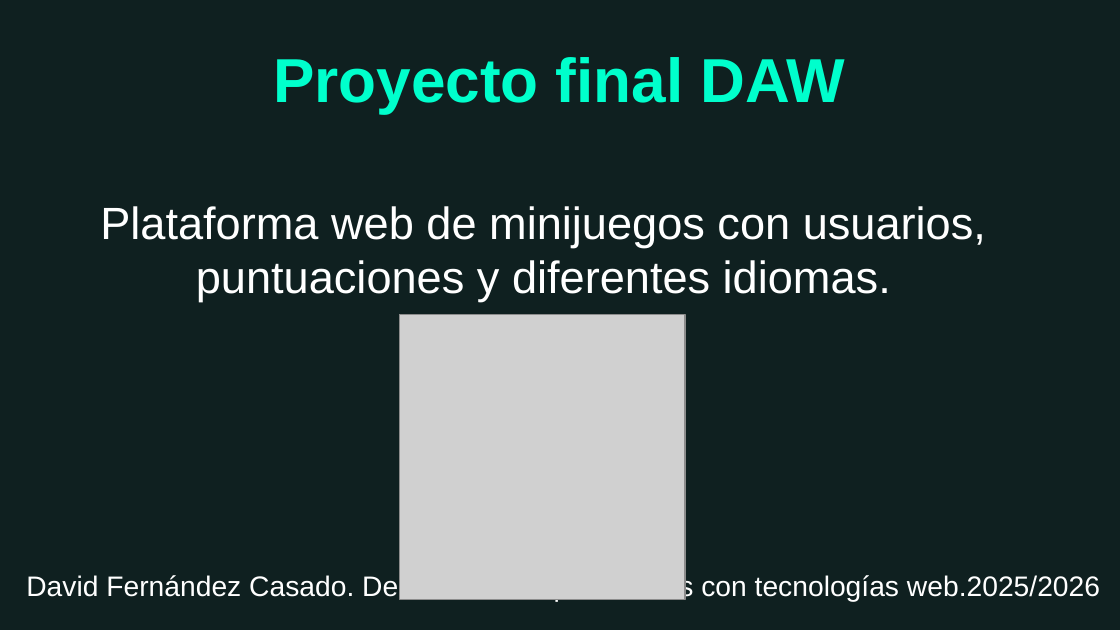
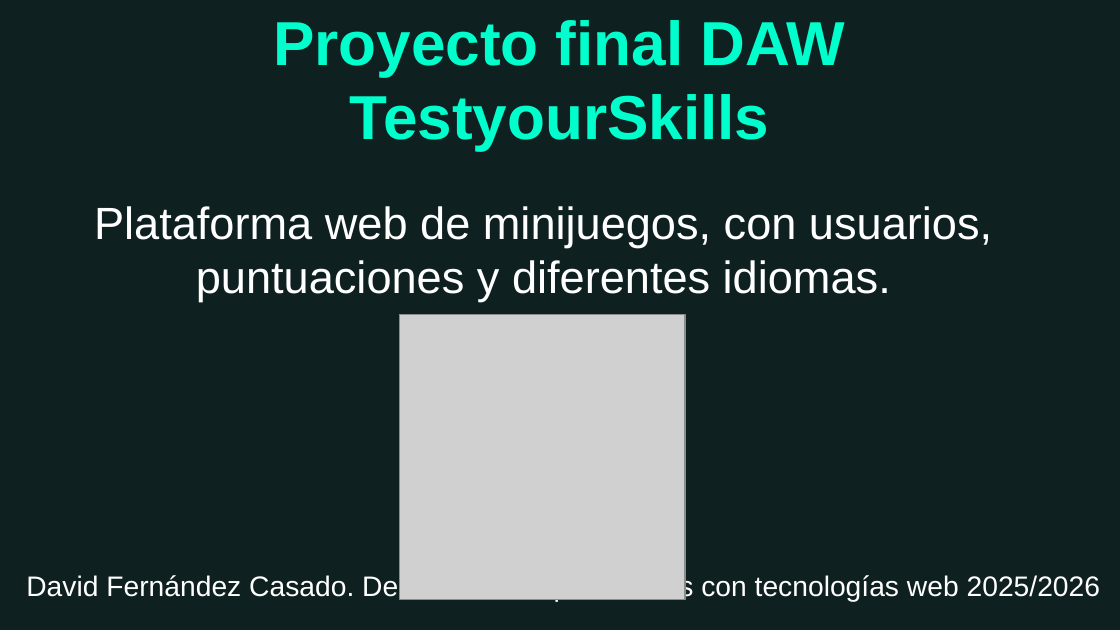
Before and after one commit to David-IFC/DAW, a slide deck: slide 1 of AplicacionFinalCursoPHP/ProyectoFinalDAW.odp. Drawn at 1120x630 pixels with LibreOffice and Linux fonts; fonts in the diff are those of the drawing; grey boxes stand for pictures; background and template pictures are left out. Boxes give left, top, right and bottom in pixels: in the first picture for what was removed or moved away, otherwise in the second. Text is boxed around its words. In the diff, an @@ line names an element or a change of style, - is before the commit and + after.

```diff
--- a/AplicacionFinalCursoPHP/ProyectoFinalDAW.odp
+++ b/AplicacionFinalCursoPHP/ProyectoFinalDAW.odp
@@ title at box(273, 20, 846, 151): text changed @@
-Proyecto final DAW
+Proyecto final DAW
+TestyourSkills
@@ subtitle at box(94, 206, 992, 302): text changed @@
-Plataforma web de minijuegos con usuarios, puntuaciones y diferentes idiomas.
+Plataforma web de minijuegos, con usuarios, puntuaciones y diferentes idiomas.
@@ text at box(26, 574, 1100, 602): text changed @@
-David Fernández Casado. Desarrollo de aplicaciones con tecnologías web.2025/2026
+David Fernández Casado. Desarrollo de aplicaciones con tecnologías web 2025/2026
```
Also in this commit, not shown: 6 other slides changed, 1 slide removed, 1 other file.
